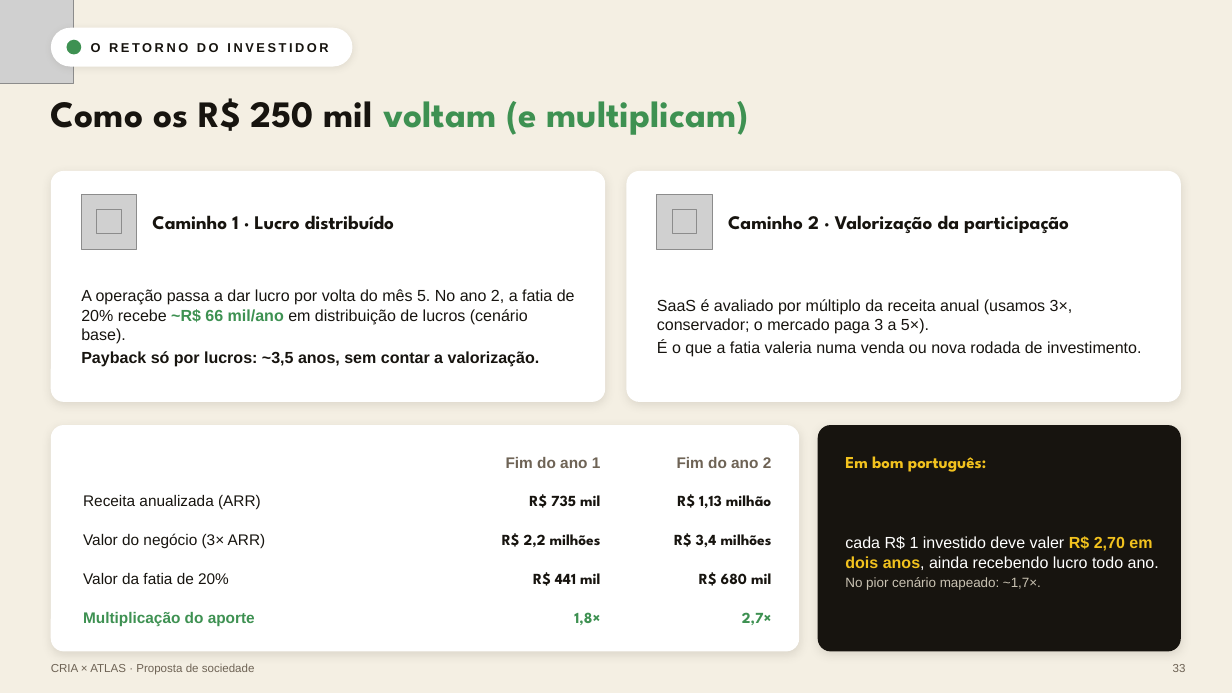
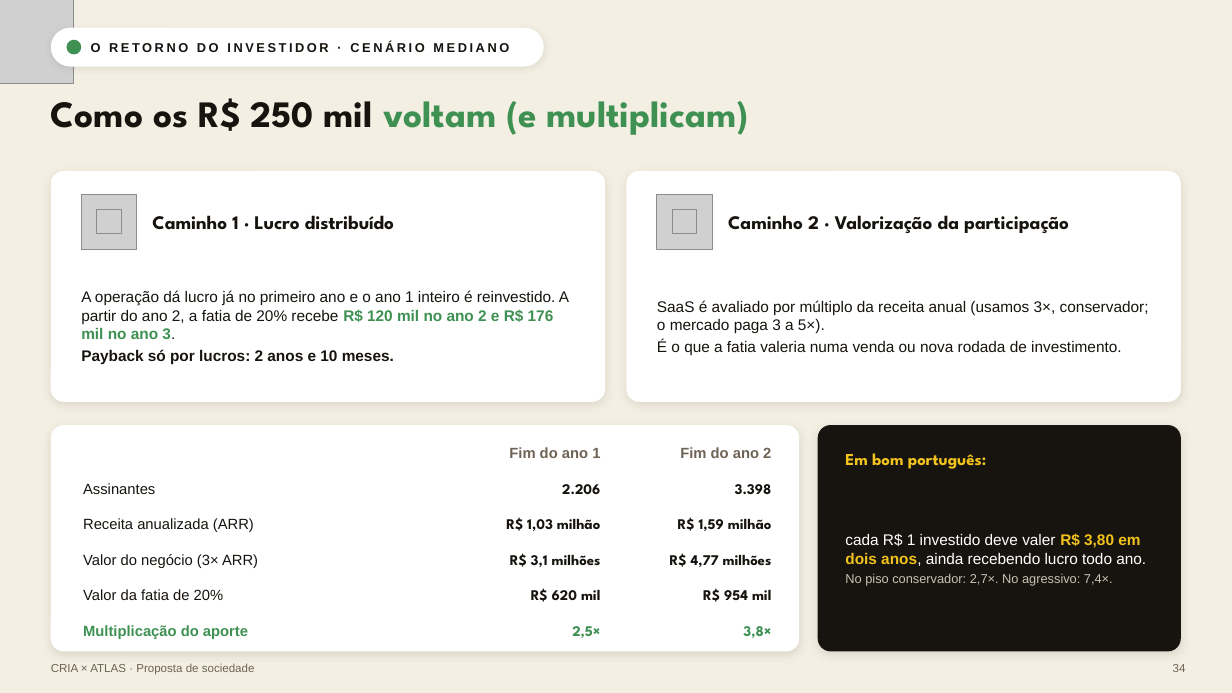
Before and after one commit to walterespindolaa/criador-estudio, a slide deck: slide 34 of CRIA/apresentacoes/CRIA-x-Atlas-Proposta-Sociedade.pptx (slide 33 before the commit). Drawn at 1232x693 pixels with LibreOffice and Linux fonts; fonts in the diff are those of the drawing; grey boxes stand for pictures. Boxes give left, top, right and bottom in pixels: in the first picture for what was removed or moved away, otherwise in the second. Text is boxed around its words. In the diff, an @@ line names an element or a change of style, - is before the commit and + after.

```diff
--- a/CRIA/apresentacoes/CRIA-x-Atlas-Proposta-Sociedade.pptx
+++ b/CRIA/apresentacoes/CRIA-x-Atlas-Proposta-Sociedade.pptx
@@ rounded rectangle resized from (x1=51, y1=28, x2=353, y2=67) to (x1=51, y1=28, x2=543, y2=67) @@
@@ text at (x1=91, y1=42, x2=509, y2=52): text changed @@
-O RETORNO DO INVESTIDOR
+O RETORNO DO INVESTIDOR · CENÁRIO MEDIANO
@@ text "SaaS é avaliado por múltiplo ..." at (x1=657, y1=300, x2=1149, y2=355): size 12.5 to 12 pt; line spacing 1.2 to 1.18 @@
@@ text at (x1=81, y1=290, x2=569, y2=365): text changed; size 12.5 to 12 pt @@
-A operação passa a dar lucro por volta do mês 5. No ano 2, a fatia de 20% recebe ~R$ 66 mil/ano em distribuição de lucros (cenário base).
-Payback só por lucros: ~3,5 anos, sem contar a valorização.
+A operação dá lucro já no primeiro ano e o ano 1 inteiro é reinvestido. A partir do ano 2, a fatia de 20% recebe R$ 120 mil no ano 2 e R$ 176 mil no ano 3.
+Payback só por lucros: 2 anos e 10 meses.
@@ text "Fim do ano 1" moved from (x1=506, y1=457, x2=601, y2=468) to (x1=509, y1=447, x2=600, y2=458) @@
@@ text "Fim do ano 2" moved from (x1=677, y1=457, x2=772, y2=468) to (x1=680, y1=447, x2=771, y2=458) @@
@@ size 12 to 11.5 pt in 6 elements at (x1=509, y1=447, x2=600, y2=458), (x1=680, y1=447, x2=771, y2=458), (x1=83, y1=625, x2=248, y2=639), (x1=83, y1=589, x2=224, y2=600), (x1=83, y1=554, x2=258, y2=568), (x1=83, y1=518, x2=254, y2=532) @@
@@ text "Receita anualizada (ARR)" moved from (x1=83, y1=495, x2=261, y2=510) to (x1=83, y1=518, x2=254, y2=532) @@
@@ text added at (x1=83, y1=483, x2=155, y2=494), 11.5 pt, text #17140F @@
+Assinantes
@@ text at (x1=562, y1=484, x2=600, y2=494): text changed; size 12 to 11.5 pt @@
-R$ 735 mil
+2.206
@@ text at (x1=735, y1=484, x2=772, y2=494): text changed; size 12 to 11.5 pt @@
-R$ 1,13 milhão
+3.398
@@ text at (x1=506, y1=517, x2=601, y2=531): text changed; size 12 to 11.5 pt @@
-R$ 2,2 milhões
+R$ 1,03 milhão
@@ text at (x1=678, y1=517, x2=772, y2=531): text changed; size 12 to 11.5 pt @@
-R$ 3,4 milhões
+R$ 1,59 milhão
@@ text at (x1=845, y1=533, x2=1146, y2=585): text changed; size 12.5 to 12 pt @@
-cada R$ 1 investido deve valer R$ 2,70 em dois anos, ainda recebendo lucro todo ano.
-No pior cenário mapeado: ~1,7×.
+cada R$ 1 investido deve valer R$ 3,80 em dois anos, ainda recebendo lucro todo ano.
+No piso conservador: 2,7×. No agressivo: 7,4×.
@@ text "Valor do negócio (3× ARR)" moved from (x1=83, y1=533, x2=266, y2=548) to (x1=83, y1=554, x2=258, y2=568) @@
@@ text at (x1=510, y1=553, x2=601, y2=567): text changed; size 12 to 11.5 pt @@
-R$ 441 mil
+R$ 3,1 milhões
@@ text at (x1=670, y1=553, x2=772, y2=567): text changed; size 12 to 11.5 pt @@
-R$ 680 mil
+R$ 4,77 milhões
@@ text "Valor da fatia de 20%" moved from (x1=83, y1=573, x2=229, y2=584) to (x1=83, y1=589, x2=224, y2=600) @@
@@ text at (x1=531, y1=588, x2=600, y2=602): text changed; size 12 to 11.5 pt; text colour #3E9152 to #17140F @@
-1,8×
+R$ 620 mil
@@ text at (x1=703, y1=588, x2=771, y2=602): text changed; size 12 to 11.5 pt; text colour #3E9152 to #17140F @@
-2,7×
+R$ 954 mil
@@ text "Multiplicação do aporte" moved from (x1=83, y1=612, x2=255, y2=626) to (x1=83, y1=625, x2=248, y2=639) @@
@@ text added at (x1=572, y1=626, x2=600, y2=638), 11.5 pt, text #3E9152, bold @@
+2,5×
@@ text added at (x1=743, y1=626, x2=771, y2=638), 11.5 pt, text #3E9152, bold @@
+3,8×
@@ text at (x1=1173, y1=664, x2=1186, y2=672): text changed @@
-33
+34
```
Also in this commit, not shown: 14 other slides changed, 1 slide added, 24 other files.
